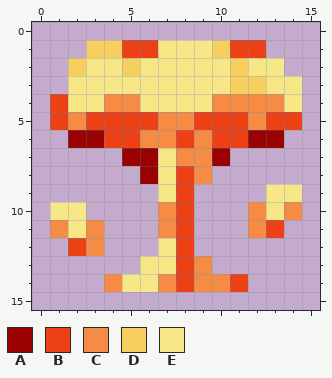
Two states of a pixel-art sprite, files/ui_gfx/gun_actions/fire_blast.png. Above: the version before the commit.
The file is 16x16 pixels.
Palette (. is transparent): A #9b0100  B #ed4015  C #f58b44  D #f7cf5f  E #f7e787
The result:
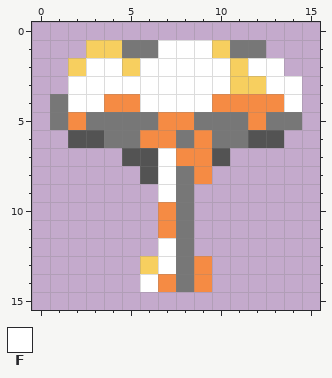
Colours new in this view: F #ffffff
The author wrote: Fire/explosion color consistency fixes
Edits made:
@@ palette @@
-A #9b0100
+A #535353
-B #ed4015
+B #777777
@@ x 0..15 @@
  0 ................
- 1 ...DDBBEEEDBB...
- 2 ..DEEDEEEEEDEE..
- 3 ..EEEEEEEEEDDEE.
- 4 .BEECCEEEECCCCE.
+ 1 ...DDBBFFFDBB...
+ 2 ..DFFDFFFFFDFF..
+ 3 ..FFFFFFFFFDDFF.
+ 4 .BFFCCFFFFCCCCF.
  5 .BCBBBBCCBBBCBB.
  6 ..AABBCCBCBBAA..
- 7 .....AAECCA.....
- 8 ......AEBC......
- 9 .......EB....EE.
-10 .EE....CB...CEC.
-11 .CEC...CB...CB..
-12 ..BC...EB.......
-13 ......EEBC......
-14 ....CEECBCCB....
+ 7 .....AAFCCA.....
+ 8 ......AFBC......
+ 9 .......FB.......
+10 .......CB.......
+11 .......CB.......
+12 .......FB.......
+13 ......DFBC......
+14 ......FCBC......
 15 ................
